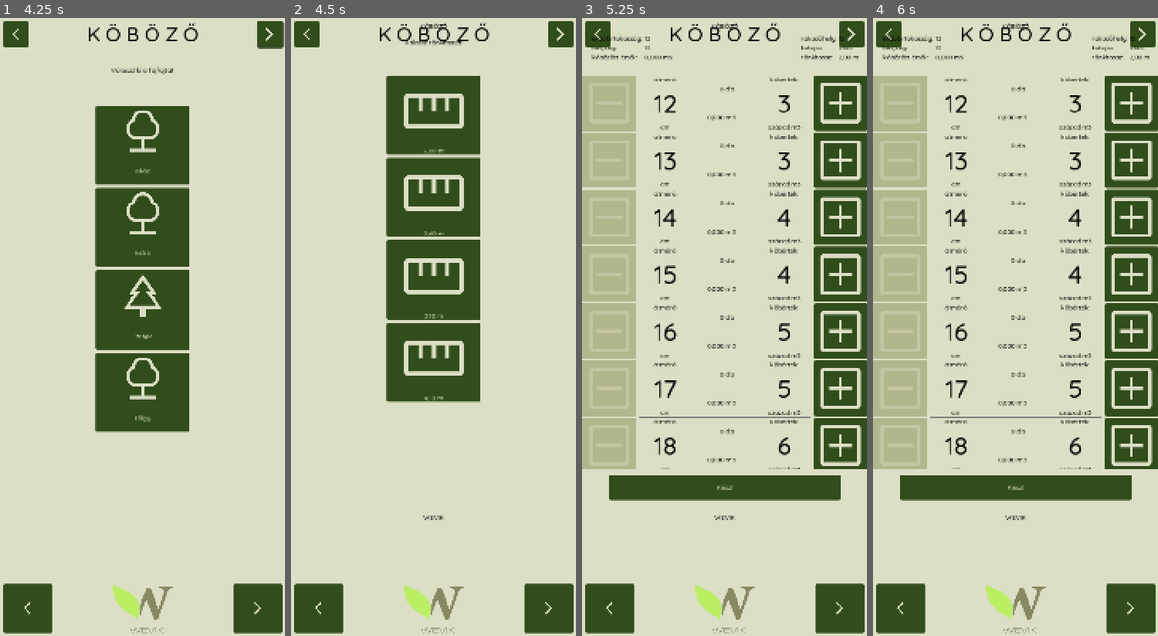
Above: before the commit, frames 1-4 (left to right).
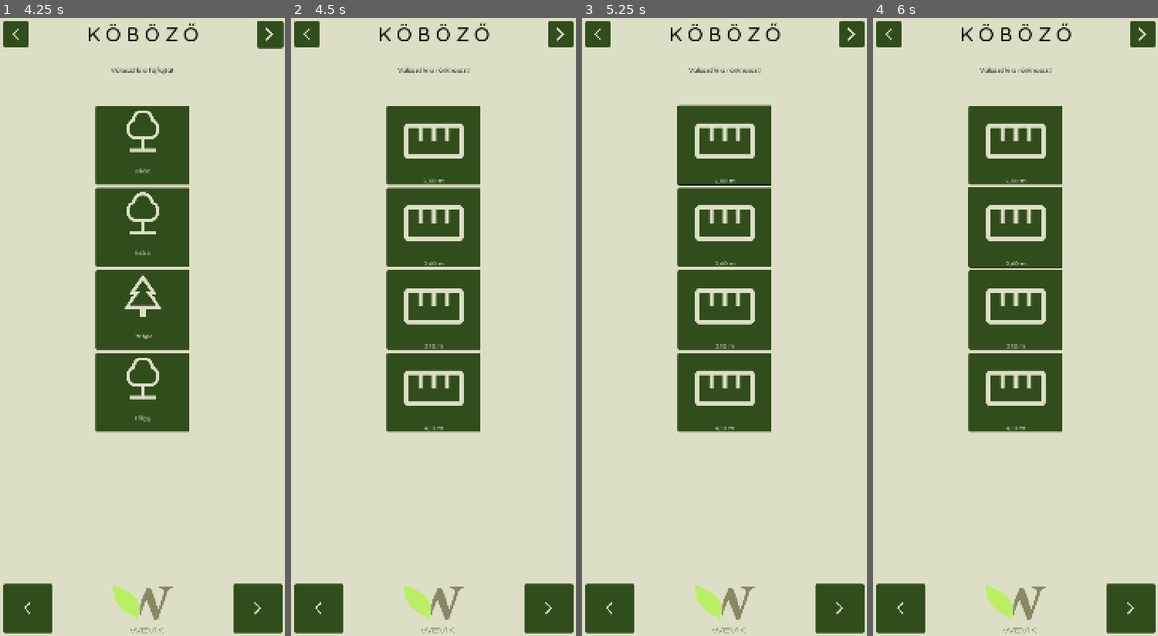
Above: after the commit, the same moments.

Repository: rolika/kob_g
Game: Godot game, scene res://main.tscn
The game is run twice, just before and just after one commit, with the same random seed, the same clock (stepped at 60 frames per second) and the same inputs.
Inputs (mouse positions are in pixels of both pictures, inside the frame that each line leads up to):
- Up to frame 1 (4.25 s): click (267, 36) at 0.52 s; click (159, 160) at 1.27 s; type "12" at 1.35 s; click (159, 215) at 1.5 s; type "12" at 1.58 s; click (159, 271) at 1.73 s; type "12" at 1.82 s; click (159, 327) at 2.02 s; type "12" at 2.1 s; click (142, 605) at 2.75 s; click (267, 36) at 3.52 s
- Up to frame 2 (4.5 s): click "akác" at 4.25 s
- Up to frame 3 (5.25 s): click "2,00 m" at 5 s
- Up to frame 4 (6 s): click (1015, 228) at 5.75 s, where only the run after the commit has a clickable "2,60 m"

Frame 1 is identical in both runs. In frame 2, 7.0% of the frame differs, in the area x 33-67%, y 0-82%; in frame 3, 43%, in the area x 0-100%, y 0-82%; in frame 4, 43%.
Error after the commit: Invalid type in function 'add' in base 'MarginContainer (hud.gd)'. The Object-derived class of argument 1 (Node2D (cube_workspace.gd)) is not a subclass of the…

Commit message:
length options show in hud

Diff:
--- a/scenes/length_options.tscn
+++ b/scenes/length_options.tscn
@@ -1,48 +1,31 @@
-[gd_scene load_steps=2 format=3 uid="uid://cusxhfkwl7co1"]
+[gd_scene load_steps=3 format=3 uid="uid://cusxhfkwl7co1"]
 
 [ext_resource type="Script" uid="uid://img6rsmdw3ge" path="res://scripts/length_options.gd" id="1_ng2i2"]
 
-[node name="LengthOptions" type="Node2D"]
+[sub_resource type="StyleBoxEmpty" id="StyleBoxEmpty_pqsxa"]
+
+[node name="LengthOptionsScrollContainer" type="ScrollContainer"]
+custom_minimum_size = Vector2(240, 1260)
+offset_right = 240.0
+offset_bottom = 992.0
+horizontal_scroll_mode = 0
+vertical_scroll_mode = 3
 script = ExtResource("1_ng2i2")
 
-[node name="TitleLabel" type="Label" parent="."]
-offset_right = 720.0
-offset_bottom = 40.0
-size_flags_horizontal = 0
-text = "KÖBÖZŐ"
-horizontal_alignment = 1
-vertical_alignment = 1
-
-[node name="SubtitleLabel" type="Label" parent="."]
-offset_top = 40.0
-offset_right = 720.0
-offset_bottom = 80.0
-size_flags_horizontal = 0
-text = "Válassz rönkhosszt!"
-horizontal_alignment = 1
-vertical_alignment = 1
-
-[node name="ScrollContainer" type="ScrollContainer" parent="."]
-custom_minimum_size = Vector2(240, 800)
-offset_left = 240.0
-offset_top = 144.0
-offset_right = 480.0
-offset_bottom = 1136.0
-horizontal_scroll_mode = 0
-vertical_scroll_mode = 3
-
-[node name="VBoxContainer" type="VBoxContainer" parent="ScrollContainer"]
-custom_minimum_size = Vector2(240, 800)
+[node name="VBoxContainer" type="VBoxContainer" parent="."]
 layout_mode = 2
 size_flags_horizontal = 3
 size_flags_vertical = 3
 theme_override_constants/separation = 8
 
-[node name="FooterLabel" type="Label" parent="."]
-offset_top = 1240.0
-offset_right = 720.0
-offset_bottom = 1280.0
-size_flags_horizontal = 0
-text = "WEVIK"
+[node name="SubtitleLabel" type="Label" parent="VBoxContainer"]
+layout_mode = 2
+size_flags_vertical = 1
+text = "Válaszd ki a rönkhosszt!"
 horizontal_alignment = 1
 vertical_alignment = 1
+
+[node name="HSeparator" type="HSeparator" parent="VBoxContainer"]
+layout_mode = 2
+theme_override_constants/separation = 64
+theme_override_styles/separator = SubResource("StyleBoxEmpty_pqsxa")
--- a/scripts/length_options.gd
+++ b/scripts/length_options.gd
@@ -1,4 +1,4 @@
-extends Node2D
+extends ScrollContainer
 
 const ICON: CompressedTexture2D = preload("res://assets/icons/length_icon.png")
 signal length_selected(length: float)
@@ -14,7 +14,7 @@
         button.expand_icon = true
         button.mouse_filter = Control.MOUSE_FILTER_PASS
         button.pressed.connect(_button_pressed.bind(button))
-        $ScrollContainer/VBoxContainer.add_child(button)
+        $VBoxContainer.add_child(button)
 
 func _button_pressed(button: Button) -> void:
     var text: String = button.text.split(" ")[0]
--- a/scripts/main.gd
+++ b/scripts/main.gd
@@ -31,18 +31,16 @@
     scene.type_selected.connect(_on_type_selected)
 
 func _on_type_selected(type: String) -> void:
-    remove_prev_scene()
     scene = LENGTH_SCENE.instantiate()
     CurrentPile.type = type
-    add_child(scene)
+    hud.add(scene)
     scene.length_selected.connect(_on_length_selected)
 
 func _on_length_selected(length: float) -> void:
-    remove_prev_scene()
     scene = WORKSPACE_SCENE.instantiate()
     CurrentPile.length = length
     CurrentPile.init()
-    add_child(scene)
+    hud.add(scene)
     scene.done.connect(_on_cube_done)
     scene.set_position(Vector2(0, 0))
 
